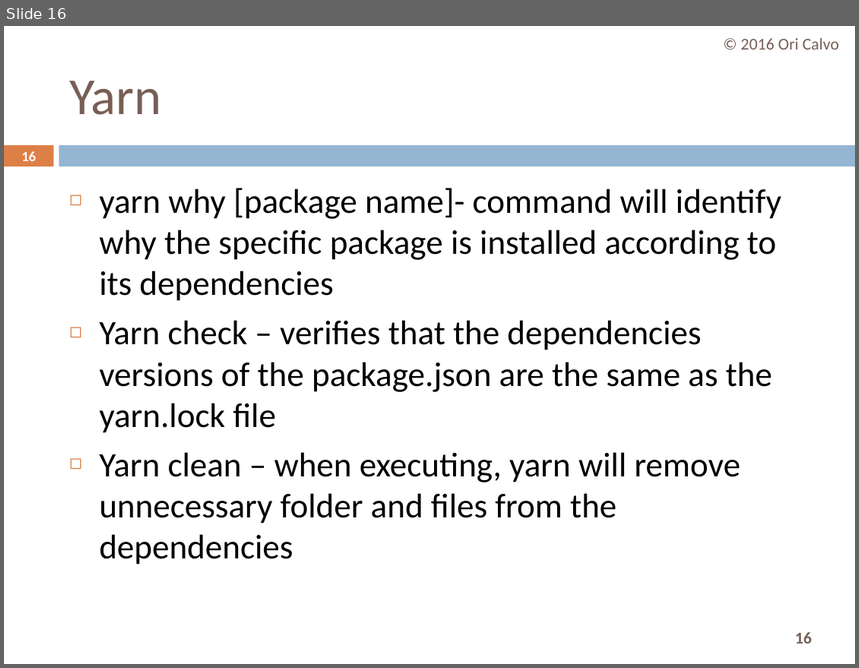
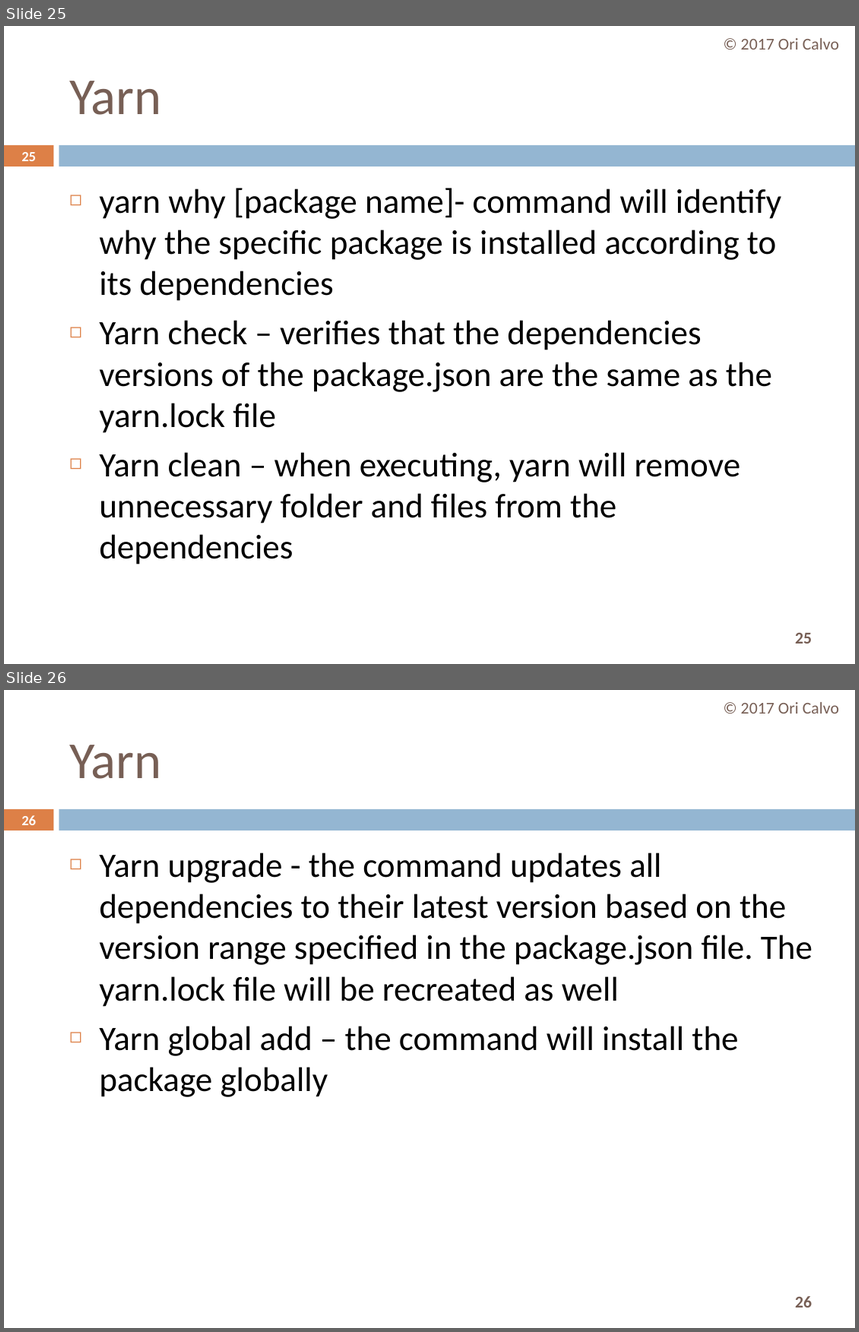
Before and after one commit to oricalvo/course-angular, a slide deck: PPTs/npm.pptx. Shown one above the other, each under a label of ours: slide 16 before the commit, slides 25 and 26 after it. The pictures are 859x668 and 859x1332 pixels, drawn with LibreOffice and Linux fonts; fonts in the diff are those of the drawing. Boxes give left, top, right and bottom in pixels: in the first picture for what was removed or moved away, otherwise in the second. Text is boxed around its words. In the diff, an @@ line names an element or a change of style, - is before the commit and + after.

```diff
--- a/PPTs/npm.pptx
+++ b/PPTs/npm.pptx
@@ slide 26 added at [4, 690, 855, 1328], background #FFFFFF; not listed: 3 template elements that a slide beside it also shows @@
@@ text added at [741, 702, 839, 714], 14 pt, text #775F55 @@
+© 2017 Ori Calvo
@@ title added at [69, 745, 161, 779], 44 pt, text #775F55 @@
+Yarn
@@ page number added at [21, 815, 36, 825], 11.9 pt, text #FFFFFF, bold @@
+26
@@ text added at [99, 853, 813, 1097], 29 pt, text #000000 @@
+◻ Yarn upgrade - the command updates all dependencies to their latest version based on the version range specified in the package.json file. The yarn.lock file will be recreated as well
+◻ Yarn global add – the command will install the package globally
@@ what was slide 16 is now slide 25 @@
@@ slide 25 changed as well @@
@@ text at [741, 38, 839, 50]: text changed @@
-© 2016 Ori Calvo
+© 2017 Ori Calvo
@@ page number at [21, 152, 36, 161]: text changed @@
-16
+25
@@ page number at [795, 632, 812, 644]: text changed @@
-16
+25
```
Also in this commit, not shown: 4 other slides changed, 10 other slides added.
